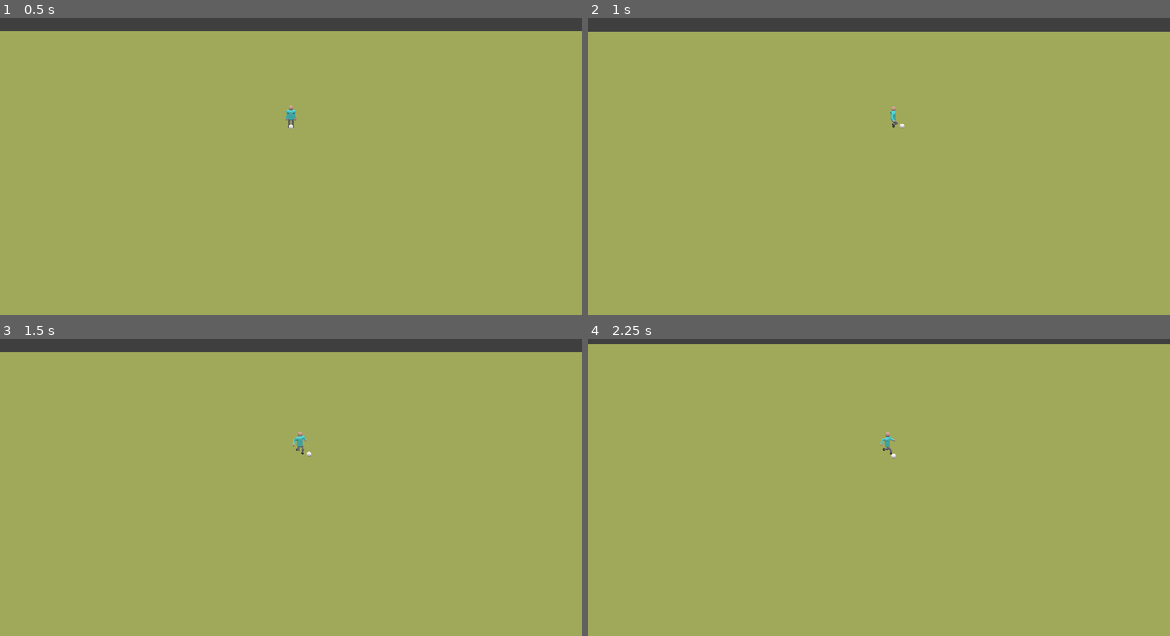
Above: before the commit, frames 1-4 (two rows, left to right).
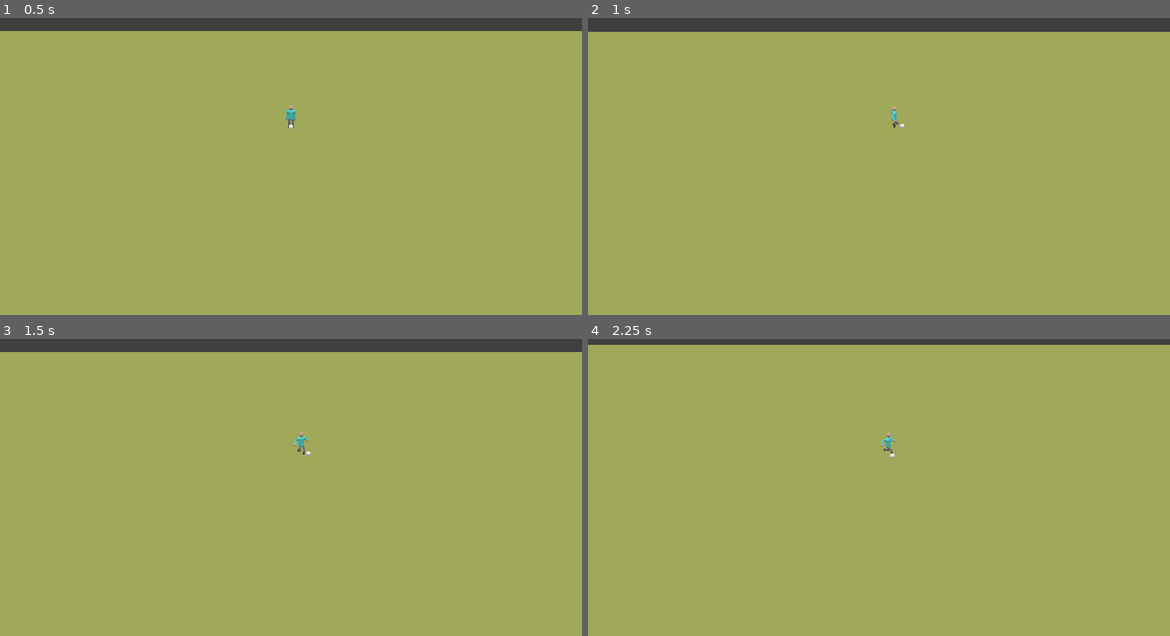
Above: after the commit, the same moments.

Repository: ogilliland/football-game
Game: Godot game, scene res://scenes/game.tscn
The game is run twice, just before and just after one commit, with the same random seed, the same clock (stepped at 60 frames per second) and the same inputs.
Inputs:
- Up to frame 1 (0.5 s): no input
- Up to frame 2 (1 s): tap Enter at 0.5 s; hold D (move_right) from 0.53 s (still down)
- Up to frame 3 (1.5 s): release D (move_right) at 1.28 s; hold S (move_down) from 1.28 s (still down)
- Up to frame 4 (2.25 s): release S (move_down) at 2.03 s; hold D (move_right) from 2.03 s (still down)

Frame 1 is identical in both runs. In frame 2, less than 0.1% of the frame differs, in the area x 51-55%, y 29-37%; in frame 3, less than 0.1%; in frame 4, 0.3%, in the area x 0-100%, y 1-41%.

Commit message:
Better ball control at low speeds

Diff:
--- a/animations/idle.tres
+++ b/animations/idle.tres
@@ -50,15 +50,3 @@
 "update": 0,
 "values": [ Vector3( 0.25, 0.45, 0 ) ]
 }
-tracks/4/type = "value"
-tracks/4/path = NodePath("BallTarget:translation")
-tracks/4/interp = 1
-tracks/4/loop_wrap = true
-tracks/4/imported = false
-tracks/4/enabled = true
-tracks/4/keys = {
-"times": PoolRealArray( 0 ),
-"transitions": PoolRealArray( 1 ),
-"update": 0,
-"values": [ Vector3( 0, 0, 0.25 ) ]
-}
--- a/animations/run.tres
+++ b/animations/run.tres
@@ -52,15 +52,3 @@
 "update": 0,
 "values": [ Vector3( 0.25, 0.5, 0 ), Vector3( 0.25, 0.625, 0.25 ), Vector3( 0.25, 0.5, 0 ), Vector3( 0.25, 0.625, -0.25 ) ]
 }
-tracks/4/type = "value"
-tracks/4/path = NodePath("BallTarget:translation")
-tracks/4/interp = 1
-tracks/4/loop_wrap = true
-tracks/4/imported = false
-tracks/4/enabled = true
-tracks/4/keys = {
-"times": PoolRealArray( 0 ),
-"transitions": PoolRealArray( 1 ),
-"update": 0,
-"values": [ Vector3( 0, 0, 1 ) ]
-}
--- a/scenes/character.tscn
+++ b/scenes/character.tscn
@@ -111,18 +111,6 @@
 "transitions": PoolRealArray( 1 ),
 "update": 0,
 "values": [ Vector3( 0, -180, -10 ) ]
-}
-tracks/6/type = "value"
-tracks/6/path = NodePath("BallTarget:translation")
-tracks/6/interp = 1
-tracks/6/loop_wrap = true
-tracks/6/imported = false
-tracks/6/enabled = true
-tracks/6/keys = {
-"times": PoolRealArray( 0 ),
-"transitions": PoolRealArray( 1 ),
-"update": 0,
-"values": [ Vector3( 0, 0, 0.25 ) ]
 }
 
 [sub_resource type="AnimationNodeBlend2" id=23]
--- a/scripts/character.gd
+++ b/scripts/character.gd
@@ -20,7 +20,14 @@
 	velocity -= velocity * FRICTION * delta
 
 	velocity = move_and_slide(velocity, Vector3.UP)
-	animation_tree.update(velocity.length() / 6.5)
+
+	var velocity_percent = clamp(velocity.length() / 6.5, 0.0, 1.0)
+
+	# Update ball position if player has control
+	ball_target.translation.z = 0.25 + 0.75 * velocity_percent
+
+	# Update dynamic animations
+	animation_tree.update(velocity_percent)
 
 	# Rotate character to face velocity direction
 	if velocity.length() > 0.1:
--- a/scripts/character_animation.gd
+++ b/scripts/character_animation.gd
@@ -1,7 +1,6 @@
 extends AnimationTree
 
 func update(intensity: float) -> void:
-	intensity = clamp(intensity, 0.0, 1.0)
 	set("parameters/blend_move/blend_position", intensity*2.0 - 1.0)
 	set("parameters/time_scale/scale", intensity*3.0 + 1.0)
 	set("parameters/blend_arms/blend_amount", intensity)
